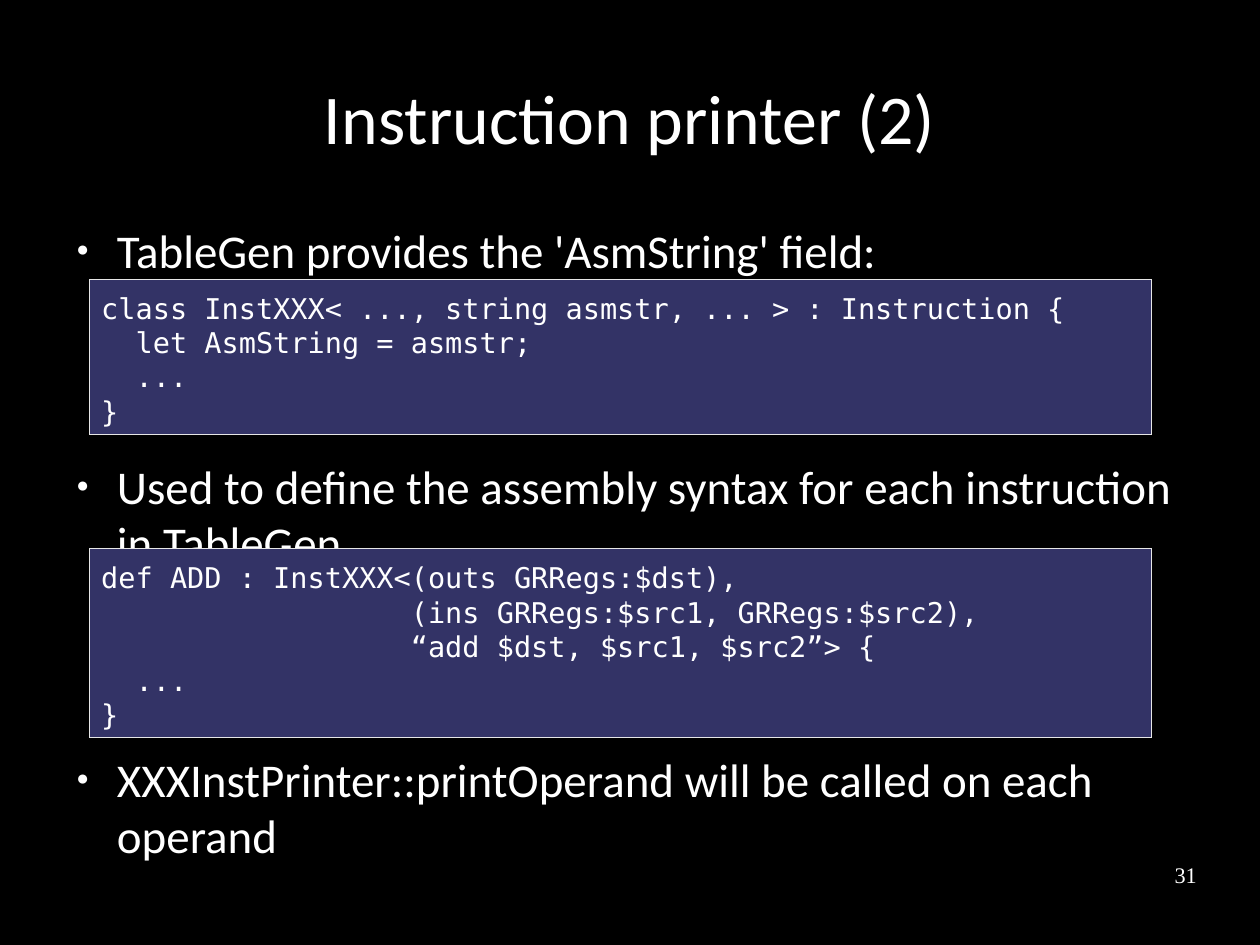
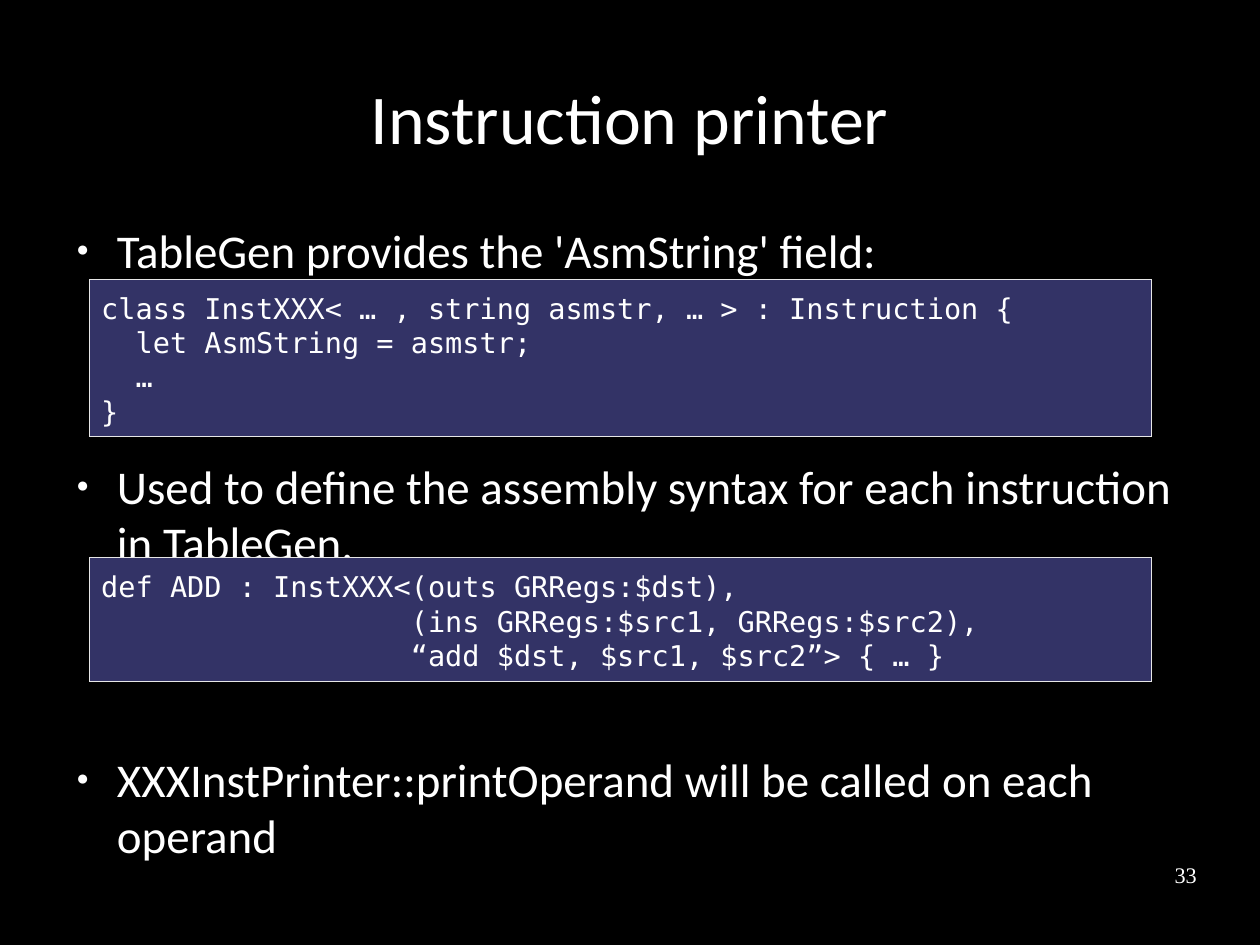
Before and after one commit to frasercrmck/llvm-leg, a slide deck: slide 33 of docs/Codeplay/Slides.odp (slide 31 before the commit). Drawn at 1260x945 pixels with LibreOffice and Linux fonts; fonts in the diff are those of the drawing. Boxes give left, top, right and bottom in pixels: in the first picture for what was removed or moved away, otherwise in the second. Text is boxed around its words. In the diff, an @@ line names an element or a change of style, - is before the commit and + after.

```diff
--- a/docs/Codeplay/Slides.odp
+++ b/docs/Codeplay/Slides.odp
@@ title at (x1=371, y1=95, x2=888, y2=156): text changed @@
-Instruction printer (2)
+Instruction printer
@@ text in rectangle at (x1=90, y1=279, x2=1153, y2=436): text changed @@
-...
+…
@@ text in rectangle at (x1=101, y1=297, x2=978, y2=325): text changed @@
-class InstXXX< ..., string asmstr, ... > : Instruction {
+class InstXXX< … , string asmstr, … > : Instruction {
@@ rectangle "def ADD : InstXXX<(outs GRRegs:$dst)," resized from (x1=90, y1=549, x2=1153, y2=737) to (x1=90, y1=558, x2=1153, y2=681) @@
@@ text in rectangle at (x1=411, y1=644, x2=840, y2=670): text changed @@
-“add $dst, $src1, $src2”> {
-...
-}
+“add $dst, $src1, $src2”> { … }
@@ page number at (x1=1175, y1=868, x2=1197, y2=884): text changed @@
-31
+33
```
Also in this commit, not shown: 33 other slides changed, 4 slides added, 1 slide removed.
